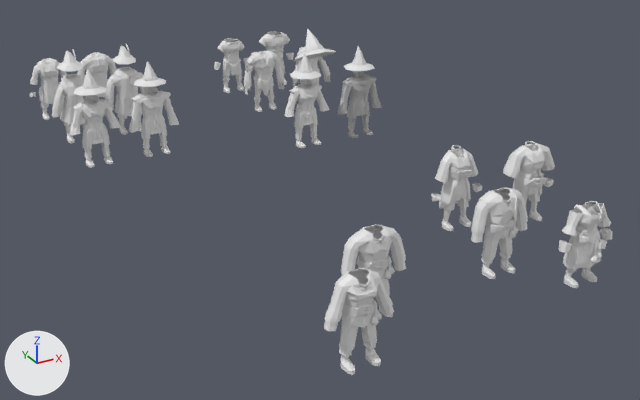
What one commit did to the Blender file Models/Blend/Armors/Armors.blend.
Before and after are seen from a 50 mm lens placed at (-36.0, -71.8, 33.0), pointed at (1.4, -3.9, -1.0). Arrows for +X, +Y and +Z are at lower left; the lights stay in place.

The older version as bpy lines, for what is in view:
```python
ob_armor_cloth_blue_01f = bpy.data.objects.new('ARMOR_cloth_blue_01f', me_untitled_024)
ob_armor_cloth_blue_01f.location = (7.96, -16.12, 0.0)
ob_armor_cloth_blue_01f.rotation_euler = (1.571, 0.0, 0.0)  # degrees (90, 0, 0)
ob_armor_cloth_blue_01f.scale = (0.01, 0.01, 0.01)
ob_armor_cloth_common_01f = bpy.data.objects.new('ARMOR_cloth_common_01f', me_untitled_016)
ob_armor_cloth_common_01f.location = (-10.23, -30.15, 0.0)
ob_armor_cloth_common_01f.rotation_euler = (1.571, 0.0, 0.0)  # degrees (90, 0, 0)
ob_armor_cloth_common_01f.scale = (0.01, 0.01, 0.01)
ob_armor_cloth_common_01m = bpy.data.objects.new('ARMOR_cloth_common_01m', me_untitled_023)
ob_armor_cloth_common_01m.location = (-6.19, -25.42, 0.0)
ob_armor_cloth_common_01m.rotation_euler = (1.571, 0.0, 0.0)  # degrees (90, 0, 0)
ob_armor_cloth_common_01m.scale = (0.01, 0.01, 0.01)
ob_armor_cloth_innkeep_01f = bpy.data.objects.new('ARMOR_cloth_innkeep_01f', me_untitled_021)
ob_armor_cloth_innkeep_01f.location = (10.27, -29.02, 0.0)
ob_armor_cloth_innkeep_01f.rotation_euler = (1.571, 0.0, 0.0)  # degrees (90, 0, 0)
ob_armor_cloth_innkeep_01f.scale = (0.01, 0.01, 0.01)
ob_armor_cloth_innkeep_01m = bpy.data.objects.new('ARMOR_cloth_innkeep_01m', me_untitled_026)
ob_armor_cloth_innkeep_01m.location = (5.72, -24.52, 0.0)
ob_armor_cloth_innkeep_01m.rotation_euler = (1.571, 0.0, 0.0)  # degrees (90, 0, 0)
ob_armor_cloth_innkeep_01m.scale = (0.01, 0.01, 0.01)
ob_armor_witch_01_witch_hat = bpy.data.objects.new('ARMOR_witch_01:witch_hat', me_untitled_012)
ob_armor_witch_01_witch_hat.location = (11.15, 15.0, 0.0)
ob_armor_witch_01_witch_hat.rotation_euler = (1.571, 0.0, 0.0)  # degrees (90, 0, 0)
ob_armor_witch_01_witch_hat.scale = (0.01, 0.01, 0.01)
ob_armor_wizard_blue_01f = bpy.data.objects.new('ARMOR_wizard_blue_01f', me_untitled)
ob_armor_wizard_blue_01f.location = (-14.95, 13.41, 0.0)
ob_armor_wizard_blue_01f.rotation_euler = (1.571, 0.0, 0.0)  # degrees (90, 0, 0)
ob_armor_wizard_blue_01f.scale = (0.01, 0.01, 0.01)
ob_armor_wizard_green_01f = bpy.data.objects.new('ARMOR_wizard_green_01f', me_untitled_001)
ob_armor_wizard_green_01f.location = (6.37, 8.15, 0.0)
ob_armor_wizard_green_01f.rotation_euler = (1.571, 0.0, 0.0)  # degrees (90, 0, 0)
ob_armor_wizard_green_01f.scale = (0.01, 0.01, 0.01)
ob_armor_wizard_green_01m = bpy.data.objects.new('ARMOR_wizard_green_01m', me_untitled_004)
ob_armor_wizard_green_01m.location = (12.93, 8.15, 0.0)
ob_armor_wizard_green_01m.rotation_euler = (1.571, 0.0, 0.0)  # degrees (90, 0, 0)
ob_armor_wizard_green_01m.scale = (0.01, 0.01, 0.01)
# also in view: 'ARMOR_halfplate_beasthunter_01f' at (7.5, 30.5, 3.3); 'ARMOR_halfplate_beasthunter_01m' at (13.6, 30.5, 3.4); 'ARMOR_wizard_blue_01m' at (-8.8, 13.6, 4.9); 'ARMOR_clothleather_blacksmith_01f' at (-15.3, 30.5, 3.5); 'ARMOR_witch_01:witch_male' at (7.7, 21.7, 3.5)
```
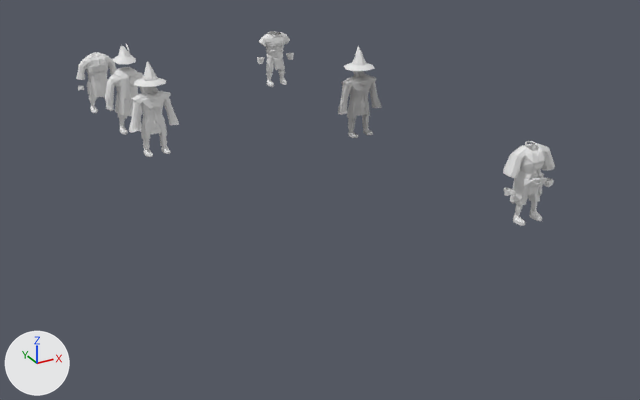
What differs and where, as boxes (x1, y1, x2, y2) in the pictures (640 x 400 px):
```json
{"object": "ARMOR_cloth_common_01f", "change": "hidden", "before": [324, 268, 394, 375]}
{"object": "ARMOR_cloth_innkeep_01m", "change": "hidden", "before": [471, 188, 528, 279]}
{"object": "ARMOR_cloth_innkeep_01f", "change": "hidden", "before": [559, 201, 613, 288]}
{"object": "ARMOR_cloth_common_01m", "change": "hidden", "before": [341, 224, 406, 317]}
{"object": "ARMOR_cloth_blue_01f", "change": "hidden", "before": [431, 145, 482, 231]}
{"object": "ARMOR_wizard_blue_01f", "change": "hidden", "before": [70, 69, 121, 168]}
{"object": "ARMOR_wizard_green_01f", "change": "hidden", "before": [285, 54, 330, 148]}
{"object": "ARMOR_witch_01:witch_male", "change": "hidden", "before": [244, 51, 284, 112]}
{"object": "ARMOR_clothleather_long_01f", "change": "hidden", "before": [52, 49, 85, 143]}
{"object": "ARMOR_clothleather_blacksmith_01f", "change": "hidden", "before": [30, 58, 68, 120]}
{"object": "ARMOR_halfplate_beasthunter_01f", "change": "hidden", "before": [214, 38, 248, 93]}
{"object": "ARMOR_witch_01:witch_hat", "change": "hidden", "before": [294, 29, 336, 61]}
{"object": "ARMOR_witch_01:witch_female", "change": "hidden", "before": [292, 47, 330, 87]}
```

The change, as JSON lines over the scene's bpy script:
```json
{"op": "add", "block": "ob_armor_cloth_innkeep_01m", "code": "ob_armor_cloth_innkeep_01m.hide_viewport = True"}
{"op": "add", "block": "ob_armor_cloth_innkeep_01f", "code": "ob_armor_cloth_innkeep_01f.hide_viewport = True"}
{"op": "add", "block": "ob_armor_cloth_common_01m", "code": "ob_armor_cloth_common_01m.hide_viewport = True"}
{"op": "add", "block": "ob_armor_cloth_common_01f", "code": "ob_armor_cloth_common_01f.hide_viewport = True"}
{"op": "add", "block": "ob_armor_cloth_blue_01f", "code": "ob_armor_cloth_blue_01f.hide_viewport = True"}
{"op": "add", "block": "ob_armor_wizard_green_01f", "code": "ob_armor_wizard_green_01f.hide_viewport = True"}
{"op": "add", "block": "ob_armor_wizard_blue_01f", "code": "ob_armor_wizard_blue_01f.hide_viewport = True"}
{"op": "add", "block": "ob_armor_witch_01_witch_hat", "code": "ob_armor_witch_01_witch_hat.hide_viewport = True"}
{"op": "add", "block": "ob_armor_witch_01_witch_female", "code": "ob_armor_witch_01_witch_female.hide_viewport = True"}
{"op": "add", "block": "ob_armor_witch_01_witch_male", "code": "ob_armor_witch_01_witch_male.hide_viewport = True"}
{"op": "add", "block": "ob_armor_halfplate_beasthunter_01f", "code": "ob_armor_halfplate_beasthunter_01f.hide_viewport = True"}
{"op": "add", "block": "ob_armor_clothleather_long_01f", "code": "ob_armor_clothleather_long_01f.hide_viewport = True"}
{"op": "add", "block": "ob_armor_clothleather_blacksmith_01f", "code": "ob_armor_clothleather_blacksmith_01f.hide_viewport = True"}
```
